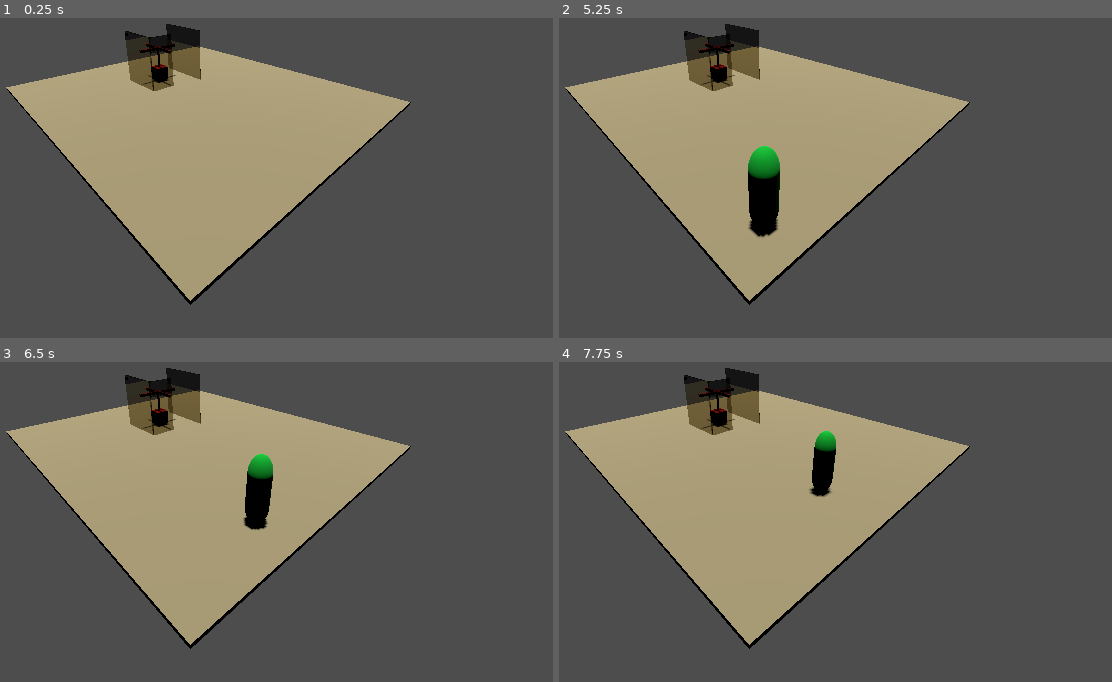
Above: before the commit, frames 1-4 (two rows, left to right).
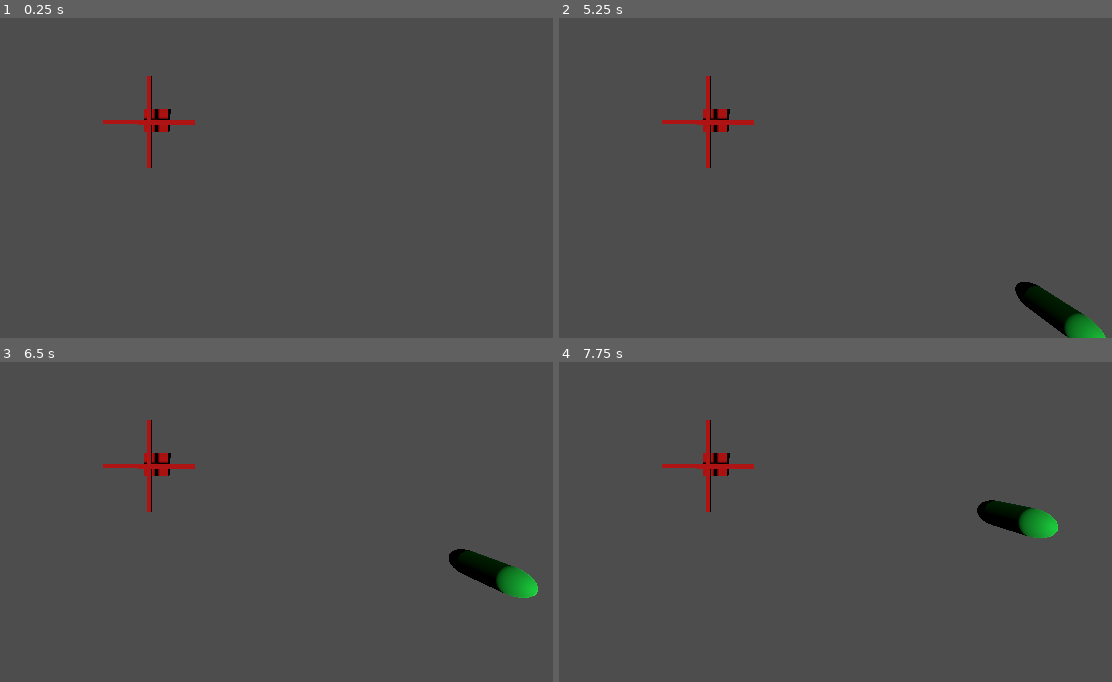
Above: after the commit, the same moments.

Repository: Aledrao/smartQueue
Game: Godot game, scene res://scenes/scene_test.tscn
Two runs of this game, one before a commit and one after it. Both use one fixed random seed, a clock stepped at 60 frames per second and the inputs below.
Inputs:
- Up to frame 1 (0.25 s): no input
- Up to frame 2 (5.25 s): tap Enter at 0.5, 2, 3.5 s; tap Space at 1.25, 2.75, 4.25 s
- Up to frame 3 (6.5 s): no input
- Up to frame 4 (7.75 s): no input

The runs differ from the first frame. In frame 1, 31% of the frame differs, in the area x 1-75%, y 1-90%; in frame 2, 32%; in frame 3, 32%, in the area x 1-98%, y 1-90%; in frame 4, 32%.

Commit message:
Correções e mudanças para organizar a fila e seus pontos de funcionamento. Fila passa a funcionar, a partir de qualquer ponto.

Diff:
--- a/scenes/scene_test.tscn
+++ b/scenes/scene_test.tscn
@@ -60,8 +60,10 @@
 
 [node name="Camera3D3" type="Camera3D" parent="."]
 transform = Transform3D(0.99988, -0.00372644, -0.0150526, 0.0149813, -0.0184726, 0.999717, -0.00400345, -0.999822, -0.0184146, -1.7683, 9.01469, -0.229219)
+current = true
 
 [node name="NavigationRegion3D" type="NavigationRegion3D" parent="."]
+visible = false
 navigation_mesh = SubResource("NavigationMesh_pgvso")
 
 [node name="floor" type="StaticBody3D" parent="NavigationRegion3D"]
@@ -126,15 +128,15 @@
 shape = SubResource("BoxShape3D_e1ho1")
 
 [node name="NavTarget2" type="Marker3D" parent="."]
-transform = Transform3D(1, 0, 0, 0, 1, 0, 0, 0, 1, -1.62792, 0.394783, -1.54775)
+transform = Transform3D(1, 0, 0, 0, 1, 0, 0, 0, 1, -2.64334, 0.394783, -0.563955)
 
 [node name="Area3D" type="Area3D" parent="NavTarget2"]
-transform = Transform3D(1, 0, 0, 0, 1, 0, 0, 0, 1, 0.224267, 0, 0.0958226)
+transform = Transform3D(1, 0, 0, 0, 1, 0, 0, 0, 1, 0.224267, 0, -0.350194)
 collision_layer = 2
 collision_mask = 2
 
 [node name="CollisionShape3D" type="CollisionShape3D" parent="NavTarget2/Area3D"]
-transform = Transform3D(0.999127, 0, -0.0417888, 0, 1, 0, 0.0417888, 0, 0.999127, 0.25939, 0.953215, 0.615485)
+transform = Transform3D(0.999127, 0, -0.0417888, 0, 1, 0, 0.0417888, 0, 0.999127, 0.278603, 0.953215, 0.15612)
 shape = SubResource("BoxShape3D_e1ho1")
 
 [node name="NavTarget3" type="Marker3D" parent="."]
--- a/scripts/caminhos.gd
+++ b/scripts/caminhos.gd
@@ -10,7 +10,7 @@
 var tempoMaximoCenaUmRodadaUm: int = 10
 
 # Pontos da cena de testes
-var arrayCaminhosEntradaTelaTest = [Vector3(5.876, 1.186, 1.154), Vector3(-1.432, 1.186, -1.005), Vector3(-5.965, 1.186, -1.076)]
+var arrayCaminhosEntradaTelaTest = [Vector3(5.876, 1.186, 1.154), Vector3(-2.419, 0.395, -0.564), Vector3(-5.965, 1.186, -1.076)]
 
 # Filas
 var arrayocupaPosicoesFilaEntrada: Array[bool] = [false, false, false, false, false, false, false, false, false, false]
--- a/scripts/catraca.gd
+++ b/scripts/catraca.gd
@@ -2,8 +2,8 @@
 
 func _on_passagem_fora_area_exited(area: Area3D) -> void:
 	$AnimationPlayer.play("passar")
-	Caminhos.arrayPassandoCatracas[0] = true
+	Caminhos.ativarFilaEntrada = true
 
 
 func _on_passagem_dentro_area_exited(area: Area3D) -> void:
-	Caminhos.arrayPassandoCatracas[0] = false
+	Caminhos.ativarFilaEntrada = false
--- a/scripts/character.gd
+++ b/scripts/character.gd
@@ -3,7 +3,6 @@
 @export var speed : float = 2
 @export var accel = 10
 @onready var navigation_agent: NavigationAgent3D = $NavigationAgent3D
-@onready var filaEnterUm = get_node("/root/catraca/filaEntrada1")
 
 var navPosition
 var changeTarget: int = 0
@@ -16,7 +15,11 @@
 	Caminhos.arrayCatracasFuncionais[0] = true
 
 func _physics_process(delta: float) -> void:
-	if !Caminhos.ativarFilaEntrada:
+	print("FILA ATIVADA: ", (Caminhos.ativarFilaEntrada == false))
+	print("PASSO: ", changeTarget, " ", changeTarget > 1)
+	print("RESULTADO: ", (Caminhos.ativarFilaEntrada == false) and (changeTarget > 1))
+	if (Caminhos.ativarFilaEntrada == false) or (changeTarget > 1):
+		print("VAI CATRACA")
 		if changeTarget == 0:
 			navigation_agent.target_position = Caminhos.arrayCaminhosEntradaTelaTest[0]
 		elif changeTarget == 1:
@@ -27,7 +30,9 @@
 		elif changeTarget == 2:
 			navigation_agent.target_position = Caminhos.arrayCaminhosEntradaTelaTest[2]
 	else:
+		print("VAI FILA")
 		navigation_agent.target_position = acessarFila()
+		verificarProximaPosicaoFila()
 
 	var current_location = global_transform.origin
 	var next_location = navigation_agent.get_next_path_position()
@@ -41,16 +46,15 @@
 
 func acessarFila() -> Vector3:
 	for i in 11:
-		#var posicaoFila = str("Caminhos.posicaoFila",i)
-		if !str("Caminhos.posicaoFila",i):
+		if !Caminhos.arrayocupaPosicoesFilaEntrada[i]:
 			posicaoAtualFila = i
-			return Caminhos.posicaoFilaEntrada1
+			return Caminhos.arrayPosicaoFilaEntradaTelaTeste[i]
 		pass
-	return Caminhos.posicaoFilaEntrada1
+	return Caminhos.arrayPosicaoFilaEntradaTelaTeste[9]
 
 func verificarProximaPosicaoFila() -> void:
 	if posicaoAtualFila == 1:
 		Caminhos.ativarFilaEntrada = false
 	else:
 		if Caminhos.arrayocupaPosicoesFilaEntrada[posicaoAtualFila - 1] == false:
-			pass
+			posicaoAtualFila -= 1
